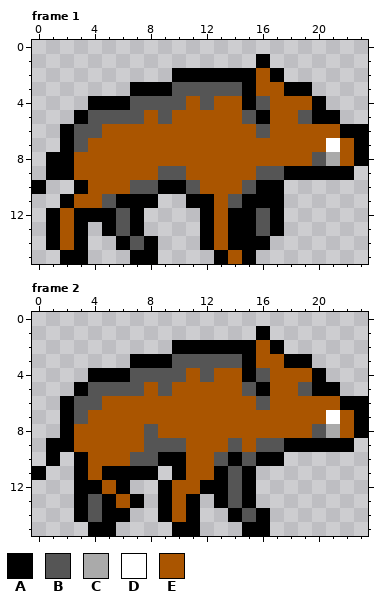
One commit to this pixel-art file: resources/sprites/original/enemies/enemy-boar.ase. This is how it looked before the edit.
24x16 pixels, 4 frames. Shown: frame 1, frame 2. The commit also changed other frames, which this record leaves out.
Palette (. is transparent): A #000000  B #555555  C #aaaaaa  D #ffffff  E #aa5500
Pixels before, frame 1, first column x 0:
 1 ................A.......
 2 ..........AAAAAAEA......
 3 .......AAABBBBBAEEAA....
 4 ....AAABBBBEBEEABEEEA...
 5 ...ABBBBEBEEEEEBAEEBAA..
 6 ..ABBEEEEEEEEEEEBEEEEEAA
 7 ..ABEEEEEEEEEEEEEEEEEDEA
 8 .AAEEEEEEEEEEEEEEEEEBCEA
 9 .AAEEEEEEBBEEEEEBBAAAAA.
10 A..AEEEBBAABEEEBAA......
11 ..AEEBAAA..AAEBAAA......
12 .AEAAABA....AEAABA......
13 .AEA.ABA....AEAABA......
14 .AEA..ABA...AEAAA.......
15 ..AA...AA....AEA........
Pixels before, frame 2, first column x 0:
 1 ................A.......
 2 ..........AAAAAAEA......
 3 .......AAABBBBBAEEAA....
 4 ....AAABBBBEBEEABEEEA...
 5 ...ABBBBEBEEEEEBAEEBAA..
 6 ..ABBEEEEEEEEEEEBEEEEEAA
 7 ..ABEEEEEEEEEEEEEEEEEDEA
 8 ..AEEEEEBEEEEEEEEEEEBCEA
 9 .AAEEEEEBBBEEEBEBBAAAAA.
10 .A.AEEEBBAAEEBABAA......
11 A..AEAAAA.AEEABA........
12 ...AAEA..AEEAABA........
13 ...ABAEA.AEA.ABA........
14 ...ABAA..AEA..ABA.......
15 ....AA....AA...AA.......
New version:
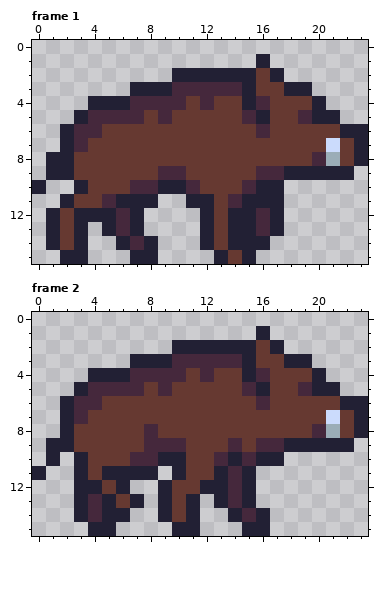
Change:
colour A: #000000 -> #222034
colour B: #555555 -> #45283c
colour C: #aaaaaa -> #9badb7
colour D: #ffffff -> #cbdbfc
colour E: #aa5500 -> #663931
Boxes around the changes in both pictures, in picture pixels (x1, y1, x2, y2):
changed: (32, 54, 368, 264)
changed: (32, 326, 368, 536)
